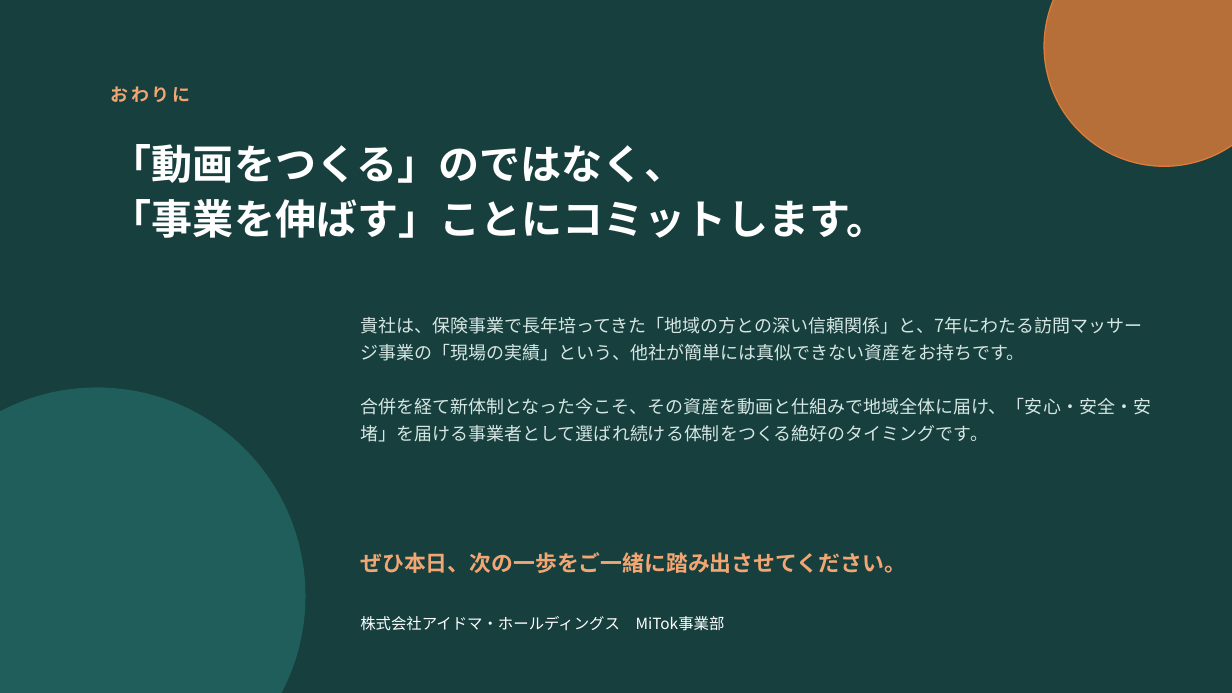
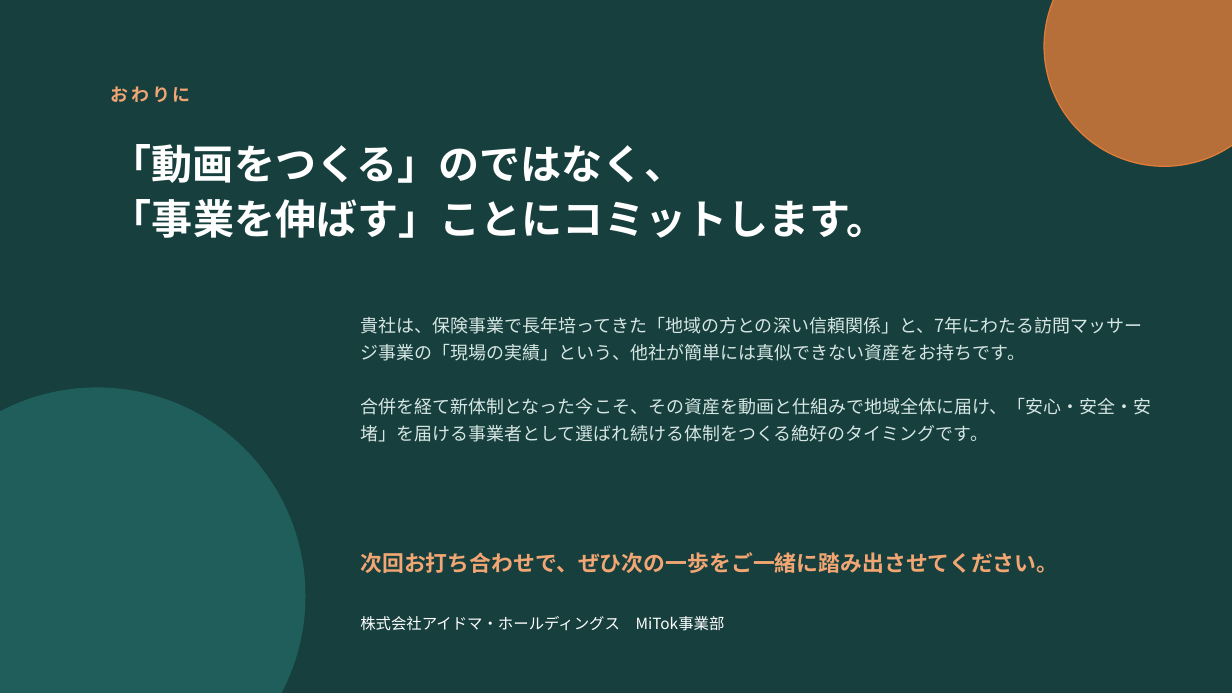
Before and after one commit to sugimoto-jpg/crow_dunit, a slide deck: slide 24 of proposals/mirai-sekkei_mitok_proposal.pptx. Drawn at 1232x693 pixels with LibreOffice and Linux fonts; fonts in the diff are those of the drawing. Boxes give left, top, right and bottom in pixels: in the first picture for what was removed or moved away, otherwise in the second. Text is boxed around its words. In the diff, an @@ line names an element or a change of style, - is before the commit and + after.

```diff
--- a/proposals/mirai-sekkei_mitok_proposal.pptx
+++ b/proposals/mirai-sekkei_mitok_proposal.pptx
@@ text at [360, 552, 1058, 573]: text changed @@
-ぜひ本日、次の一歩をご一緒に踏み出させてください。
+次回お打ち合わせで、ぜひ次の一歩をご一緒に踏み出させてください。
```
Also in this commit, not shown: 4 other slides changed, 1 slide added, 1 slide removed.
